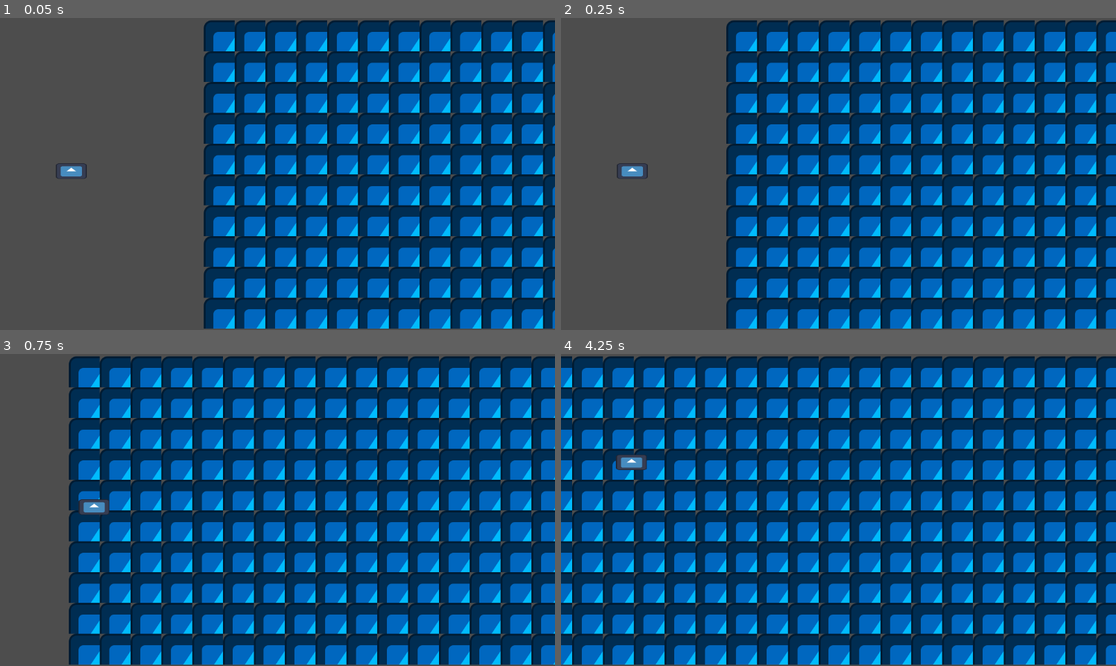
Above: before the commit, frames 1-4 (two rows, left to right).
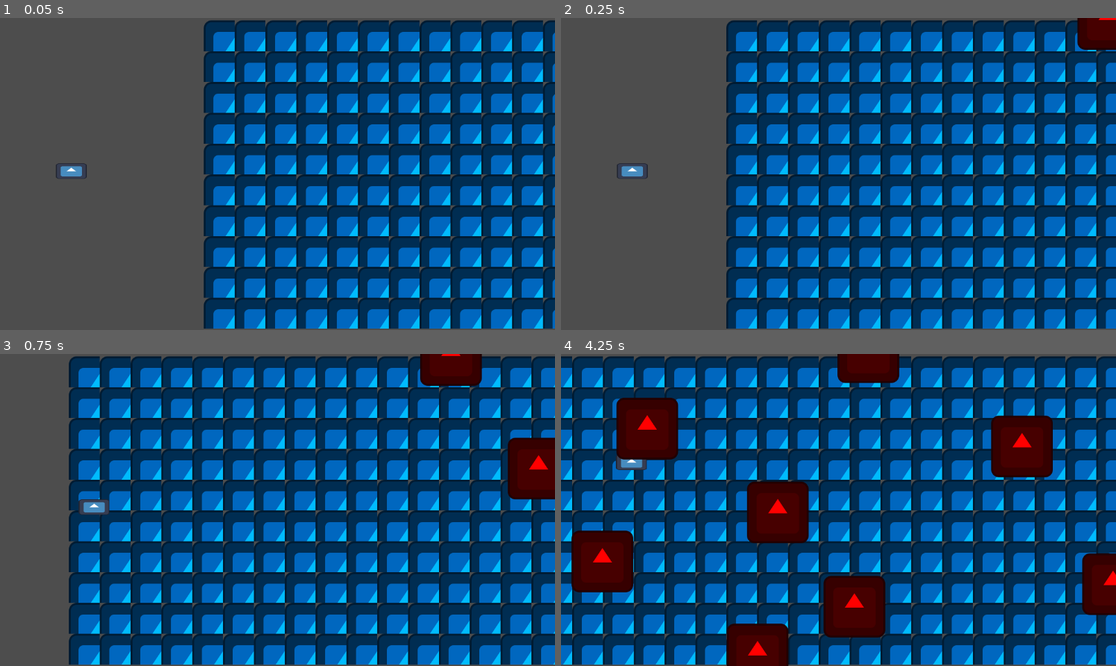
Above: after the commit, the same moments.

Repository: UHSGDC/alfred-the-dipping-bird
Game: Godot game, scene res://scenes/midwest_minigame.tscn
The game is run twice, just before and just after one commit, with the same random seed, the same clock (stepped at 60 frames per second) and the same inputs. The project has no main scene, so this scene is started directly. The engine's default icon, where the game draws it, is replaced by a stand-in: a white triangle on a blue panel in a dark square.
Inputs:
- Up to frame 1 (0.05 s): no input
- Up to frame 2 (0.25 s): no input
- Up to frame 3 (0.75 s): tap Enter (minigame_tester_reinstance) at 0.5 s; hold D (right) from 0.53 s (still down); hold Backspace (minigame_tester_end) from 0.53 s (still down)
- Up to frame 4 (4.25 s): release D (right) at 1.28 s; release Backspace (minigame_tester_end) at 1.28 s; hold S (down) 1.28-2.03 s; tap Enter (minigame_tester_reinstance) at 1.35, 2.85 s; hold D (right) 2.03-2.78 s; hold Backspace (minigame_tester_end) 2.03-2.78 s; hold W (up) 2.78-3.53 s; hold A (left) from 3.53 s (still down); hold Backspace (minigame_tester_end) from 3.53 s (still down)

Frame 1 is identical in both runs. In frame 2, 0.7% of the frame differs, in the area x 92-100%, y 0-11%; in frame 3, 2.8%; in frame 4, 15%, in the area x 1-100%, y 0-100%.

Commit message:
Added obstacles and obstacle detection

Diff:
--- a/scenes/midwest_minigame.tscn
+++ b/scenes/midwest_minigame.tscn
@@ -21,11 +21,15 @@
 tile_size = Vector2i(64, 64)
 sources/1 = SubResource("TileSetAtlasSource_kghg2")
 
+[sub_resource type="RectangleShape2D" id="RectangleShape2D_gnu5j"]
+size = Vector2(128, 128)
+
 [node name="MidwestMinigame" type="Node2D"]
 script = ExtResource("1_gh02w")
 
 [node name="Player" type="Area2D" parent="." node_paths=PackedStringArray("top_left_bound", "bot_right_bound")]
 position = Vector2(148, 318)
+collision_layer = 0
 script = ExtResource("2_nna8s")
 top_left_bound = NodePath("../LeftBound")
 bot_right_bound = NodePath("../RightBound")
@@ -52,3 +56,105 @@
 tile_set = SubResource("TileSet_xftr1")
 format = 2
 layer_0/tile_data = PackedInt32Array(-262140, 1, 0, -196604, 1, 0, -131068, 1, 0, -65532, 1, 0, 4, 1, 0, 65540, 1, 0, 1 …(17315 unchanged characters)…
+
+[node name="Obstacle" type="Area2D" parent="ScrollingLevel" groups=["obstacle"]]
+position = Vector2(1236, 2)
+
+[node name="Sprite2D" type="Sprite2D" parent="ScrollingLevel/Obstacle"]
+modulate = Color(1, 0, 0, 1)
+texture = ExtResource("3_316kd")
+
+[node name="CollisionShape2D" type="CollisionShape2D" parent="ScrollingLevel/Obstacle"]
+shape = SubResource("RectangleShape2D_gnu5j")
+
+[node name="Obstacle2" type="Area2D" parent="ScrollingLevel" groups=["obstacle"]]
+position = Vector2(1418, 238)
+
+[node name="Sprite2D" type="Sprite2D" parent="ScrollingLevel/Obstacle2"]
+modulate = Color(1, 0, 0, 1)
+texture = ExtResource("3_316kd")
+
+[node name="CollisionShape2D" type="CollisionShape2D" parent="ScrollingLevel/Obstacle2"]
+shape = SubResource("RectangleShape2D_gnu5j")
+
+[node name="Obstacle3" type="Area2D" parent="ScrollingLevel" groups=["obstacle"]]
+position = Vector2(2108, 624)
+
+[node name="Sprite2D" type="Sprite2D" parent="ScrollingLevel/Obstacle3"]
+modulate = Color(1, 0, 0, 1)
+texture = ExtResource("3_316kd")
+
+[node name="CollisionShape2D" type="CollisionShape2D" parent="ScrollingLevel/Obstacle3"]
+shape = SubResource("RectangleShape2D_gnu5j")
+
+[node name="Obstacle4" type="Area2D" parent="ScrollingLevel" groups=["obstacle"]]
+position = Vector2(2338, -4)
+
+[node name="Sprite2D" type="Sprite2D" parent="ScrollingLevel/Obstacle4"]
+modulate = Color(1, 0, 0, 1)
+texture = ExtResource("3_316kd")
+
+[node name="CollisionShape2D" type="CollisionShape2D" parent="ScrollingLevel/Obstacle4"]
+shape = SubResource("RectangleShape2D_gnu5j")
+
+[node name="Obstacle5" type="Area2D" parent="ScrollingLevel" groups=["obstacle"]]
+position = Vector2(1879, 155)
+
+[node name="Sprite2D" type="Sprite2D" parent="ScrollingLevel/Obstacle5"]
+modulate = Color(1, 0, 0, 1)
+texture = ExtResource("3_316kd")
+
+[node name="CollisionShape2D" type="CollisionShape2D" parent="ScrollingLevel/Obstacle5"]
+shape = SubResource("RectangleShape2D_gnu5j")
+
+[node name="Obstacle6" type="Area2D" parent="ScrollingLevel" groups=["obstacle"]]
+position = Vector2(1786, 431)
+
+[node name="Sprite2D" type="Sprite2D" parent="ScrollingLevel/Obstacle6"]
+modulate = Color(1, 0, 0, 1)
+texture = ExtResource("3_316kd")
+
+[node name="CollisionShape2D" type="CollisionShape2D" parent="ScrollingLevel/Obstacle6"]
+shape = SubResource("RectangleShape2D_gnu5j")
+
+[node name="Obstacle7" type="Area2D" parent="ScrollingLevel" groups=["obstacle"]]
+position = Vector2(2150, 329)
+
+[node name="Sprite2D" type="Sprite2D" parent="ScrollingLevel/Obstacle7"]
+modulate = Color(1, 0, 0, 1)
+texture = ExtResource("3_316kd")
+
+[node name="CollisionShape2D" type="CollisionShape2D" parent="ScrollingLevel/Obstacle7"]
+shape = SubResource("RectangleShape2D_gnu5j")
+
+[node name="Obstacle8" type="Area2D" parent="ScrollingLevel" groups=["obstacle"]]
+position = Vector2(2657, 192)
+
+[node name="Sprite2D" type="Sprite2D" parent="ScrollingLevel/Obstacle8"]
+modulate = Color(1, 0, 0, 1)
+texture = ExtResource("3_316kd")
+
+[node name="CollisionShape2D" type="CollisionShape2D" parent="ScrollingLevel/Obstacle8"]
+shape = SubResource("RectangleShape2D_gnu5j")
+
+[node name="Obstacle9" type="Area2D" parent="ScrollingLevel" groups=["obstacle"]]
+position = Vector2(2846, 478)
+
+[node name="Sprite2D" type="Sprite2D" parent="ScrollingLevel/Obstacle9"]
+modulate = Color(1, 0, 0, 1)
+texture = ExtResource("3_316kd")
+
+[node name="CollisionShape2D" type="CollisionShape2D" parent="ScrollingLevel/Obstacle9"]
+shape = SubResource("RectangleShape2D_gnu5j")
+
+[node name="Obstacle10" type="Area2D" parent="ScrollingLevel" groups=["obstacle"]]
+position = Vector2(2309, 525)
+
+[node name="Sprite2D" type="Sprite2D" parent="ScrollingLevel/Obstacle10"]
+modulate = Color(1, 0, 0, 1)
+texture = ExtResource("3_316kd")
+
+[node name="CollisionShape2D" type="CollisionShape2D" parent="ScrollingLevel/Obstacle10"]
+shape = SubResource("RectangleShape2D_gnu5j")
+
+[connection signal="area_entered" from="Player" to="Player" method="_on_area_entered"]
--- a/scripts/midwest/player.gd
+++ b/scripts/midwest/player.gd
@@ -41,3 +41,8 @@
 	# Clamping position
 	position.x = clampf(position.x, top_left_bound.position.x, bot_right_bound.position.x)
 	position.y = clampf(position.y, top_left_bound.position.y, bot_right_bound.position.y)
+
+
+
+func _on_area_entered(area: Area2D) -> void:
+	print(name + " hit obstacle")
Not shown: 1 places in scenes/midwest_minigame.tscn that only renumber resources
